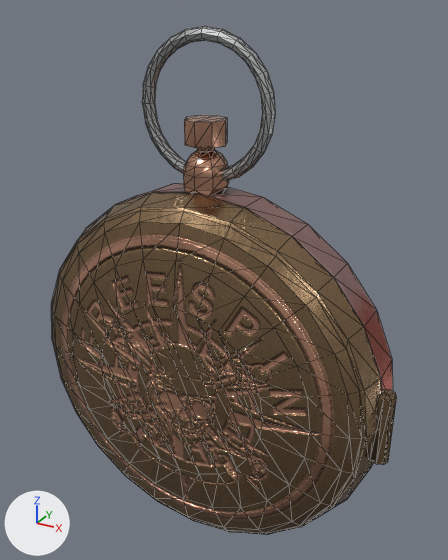
Before and after pictures for a commit that changed the glTF model models/compass/compass.gltf.
Camera for both pictures: a 50 mm lens placed at (6.18, -10.52, 7.43), pointed at (0.3, 0.17, 2.09). The lights are fixed; the arrows at lower left show +X, +Y and +Z. Mesh edges are drawn as thin lines.

The scene before the commit, as lines of its bpy script (objects in view):
```python
mat_cup = bpy.data.materials.new('cup')
mat_cup.use_nodes = True; mat_cup.node_tree.nodes.clear()
_N = mat_cup.node_tree.nodes; _L = mat_cup.node_tree.links
n0 = _N.new('ShaderNodeBsdfPrincipled'); n0.name = 'Principled BSDF'
n1 = _N.new('ShaderNodeOutputMaterial'); n1.name = 'Material Output'
n2 = _N.new('ShaderNodeTexImage'); n2.name = 'Image Texture'
n2.image = img_cup_basecolor
n3 = _N.new('ShaderNodeSeparateColor'); n3.name = 'Separate Color'
n4 = _N.new('ShaderNodeTexImage'); n4.name = 'Image Texture.001'
n4.image = img_cup_occlusionroughnessmetallic
n5 = _N.new('ShaderNodeNormalMap'); n5.name = 'Normal Map'
n5.uv_map = 'UVMap'
n6 = _N.new('ShaderNodeTexImage'); n6.name = 'Image Texture.002'
n6.image = img_cup_normal
_L.new(n0.outputs[0], n1.inputs[0])  # 'BSDF' to 'Surface'
_L.new(n2.outputs[0], n0.inputs[0])  # 'Color' to 'Base Color'
_L.new(n3.outputs[2], n0.inputs[1])  # 'Blue' to 'Metallic'
_L.new(n3.outputs[1], n0.inputs[2])  # 'Green' to 'Roughness'
_L.new(n4.outputs[0], n3.inputs[0])  # 'Color' to 'Color'
_L.new(n5.outputs[0], n0.inputs[5])  # 'Normal' to 'Normal'
_L.new(n6.outputs[0], n5.inputs[1])  # 'Color' to 'Color'
me_untitled = bpy.data.meshes.new('Untitled')
me_untitled.from_pydata(...)  # 609 vertices, 1206 faces; spans x -4.11..4.11, y -0.36..1.4, z -4.11..7.13
me_untitled.materials.append(mat_compass)
me_untitled_002 = bpy.data.meshes.new('Untitled.002')
me_untitled_002.from_pydata(...)  # 306 vertices, 604 faces; spans x -8.22..0.19, y -0.95..0.19, z -4.11..4.11
me_untitled_002.materials.append(mat_cup)
ob_cup = bpy.data.objects.new('cup', me_untitled_002)
ob_cup.location = (4.11, -0.39, 0.0)
ob_main = bpy.data.objects.new('main', me_untitled)
ob_main.location = (0.0, -0.52, 0.0)
```
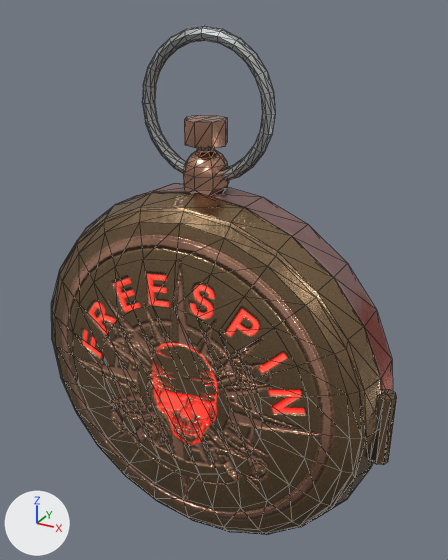
Boxes [x1, y1, x2, y2] around the edits, measured in the pictures (448 x 560 px):
'cup', surface changed (brown to red)
    both: [80, 270, 321, 448]

The change, as a list of edits to the scene's bpy script:
```text
Add img_cup_emissive:
    img_cup_emissive = load_image('cup_emissive', 'cup_emissive.png', 1024, 1024, 'sRGB')
Change mat_cup:
    remove # nodes: BsdfPrincipled, NormalMap, OutputMaterial, SeparateColor, TexImage x3
    nodes: BsdfPrincipled, NormalMap, OutputMaterial, SeparateColor, TexImage x4
    uses the picture img_cup_emissive
```
